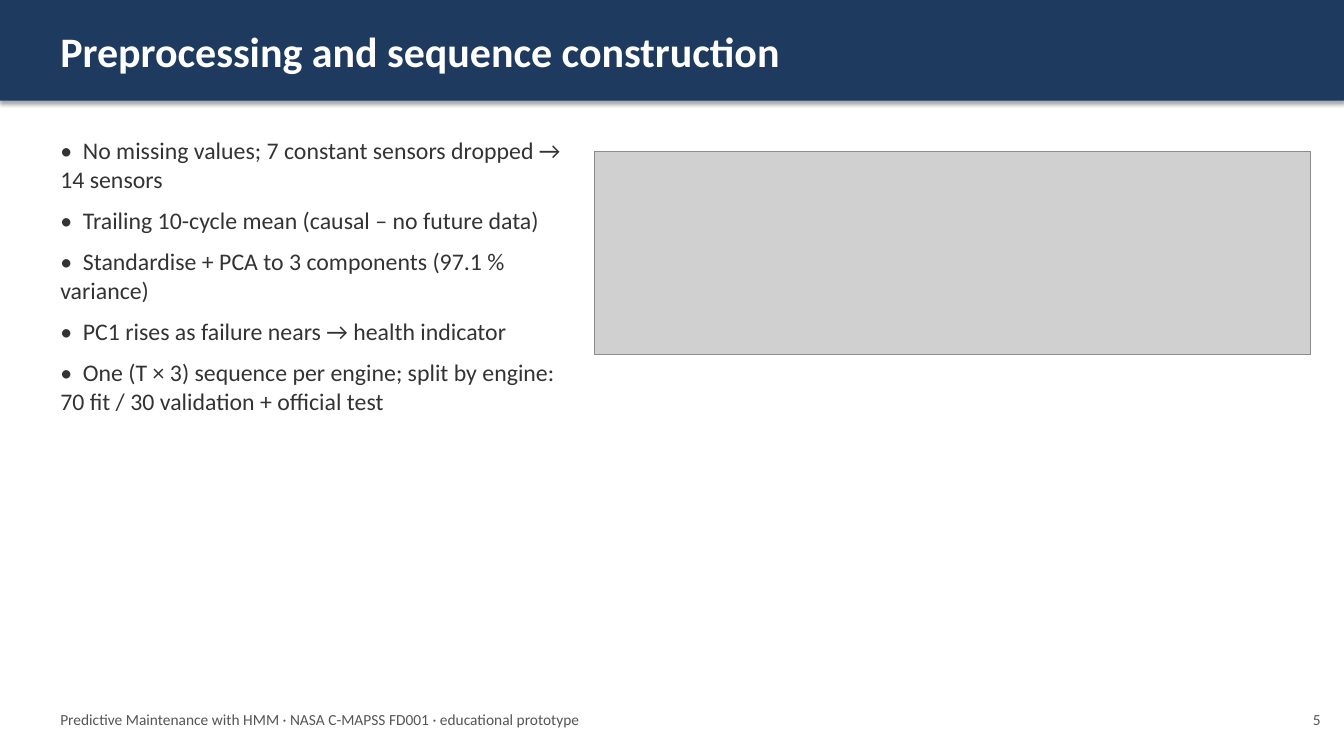
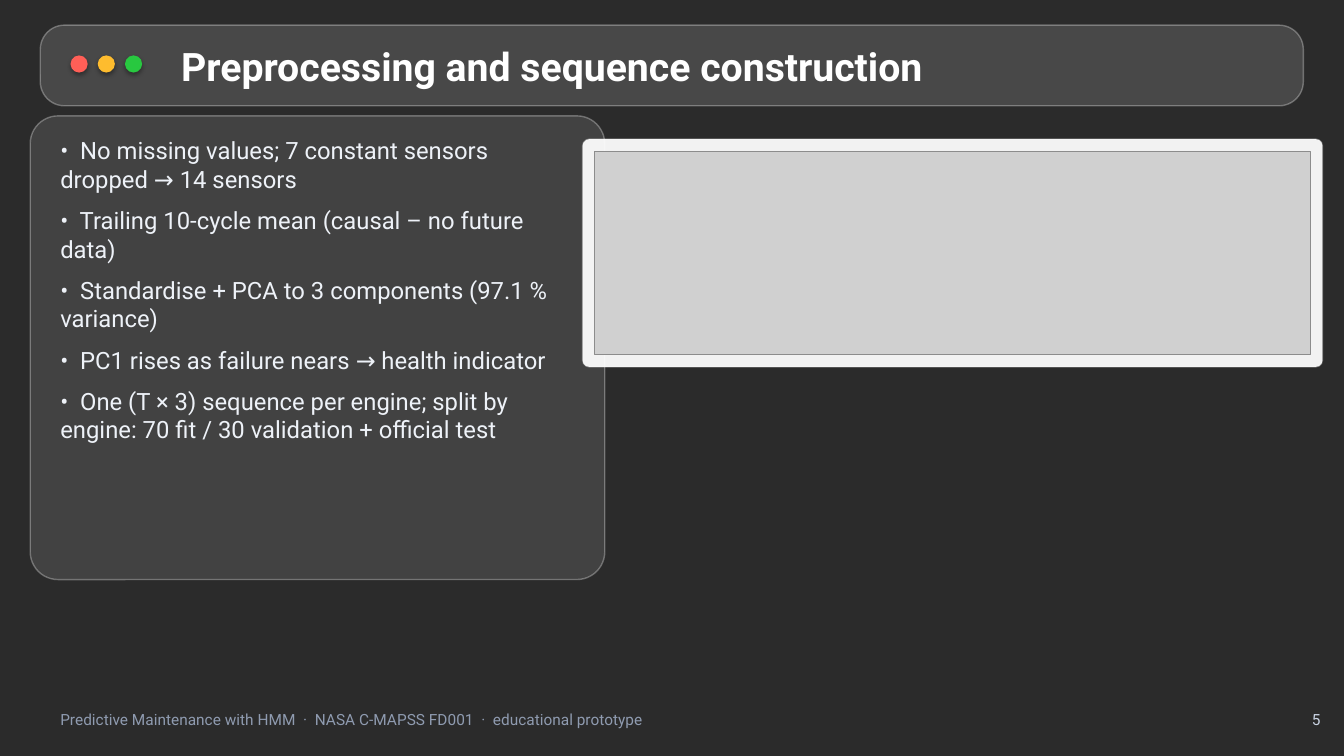
Before and after one commit to Ishita09-prog/predictive-maintenance-hmm, a slide deck: slide 5 of reports/Presentation.pptx. Drawn at 1344x756 pixels with LibreOffice and Linux fonts; fonts in the diff are those of the drawing; grey boxes stand for pictures; background and template pictures are left out; a plain dark background stands for a picture behind light text. Boxes give left, top, right and bottom in pixels: in the first picture for what was removed or moved away, otherwise in the second. Text is boxed around its words. In the diff, an @@ line names an element or a change of style, - is before the commit and + after.

```diff
--- a/reports/Presentation.pptx
+++ b/reports/Presentation.pptx
@@ background #FFFFFF to picture (left out) @@
@@ rectangle removed at bbox=[0, 0, 1344, 101] @@
@@ rounded rectangle added at bbox=[40, 25, 1304, 106], fill #FFFFFF at 14% opacity, outline #FFFFFF 1 pt @@
@@ ellipse added at bbox=[71, 55, 88, 73], fill #FF5F57 @@
@@ ellipse added at bbox=[98, 55, 115, 73], fill #FEBC2E @@
@@ ellipse added at bbox=[125, 55, 142, 73], fill #28C840 @@
@@ text "Preprocessing and sequence construction": place and size @@
-text "Preprocessing and sequence construction" at bbox=[60, 37, 780, 74]
+text "Preprocessing and sequence construction" at bbox=[181, 51, 922, 89]
@@ text "Preprocessing and sequence construction" at bbox=[181, 51, 922, 89]: size 30 to 28 pt, font Calibri to Roboto @@
@@ rounded rectangle added at bbox=[30, 116, 605, 580], fill #FFFFFF at 11% opacity, outline #FFFFFF 1 pt @@
@@ text "• No missing values; 7 ..." at bbox=[60, 141, 546, 443]: font Calibri to Roboto, text colour #333333 to #EEF2F8 @@
@@ rounded rectangle added at bbox=[583, 139, 1323, 367], fill #FFFFFF at 94% opacity, outline #FFFFFF 1 pt @@
@@ text "Predictive Maintenance with HMM · ..." at bbox=[60, 713, 642, 728]: font Calibri to Roboto, text colour #555555 to #8F9BB0 @@
@@ text "5" at bbox=[1312, 714, 1321, 725]: font Calibri to Roboto, text colour #555555 to #C9D3E3 @@
```
Also in this commit, not shown: 13 other slides changed, 4 other files.
